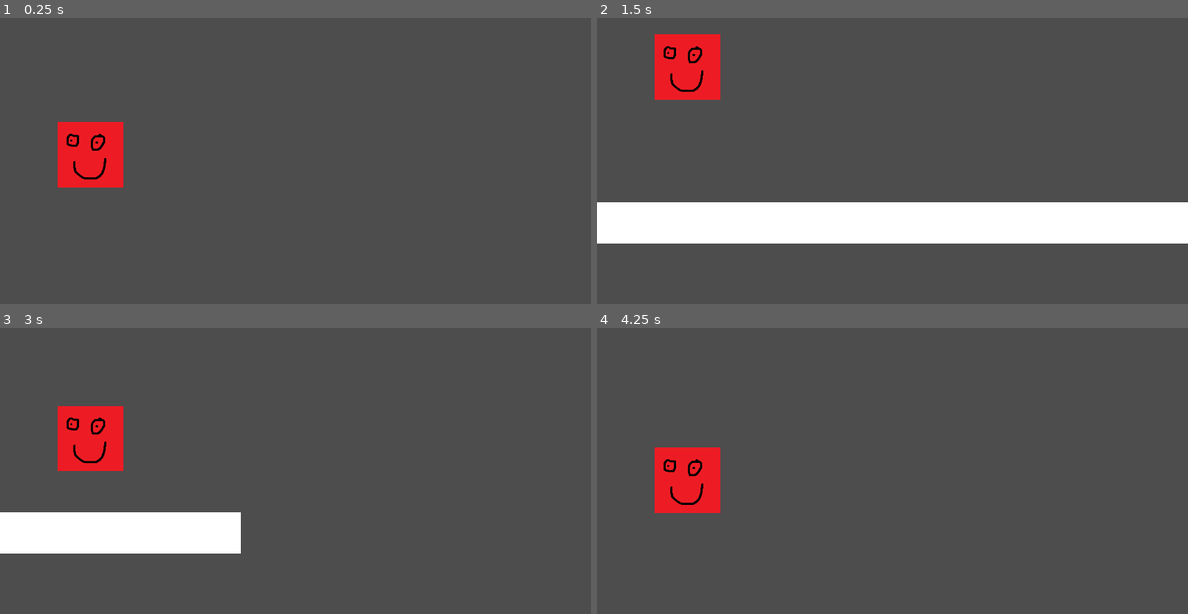
Above: before the commit, frames 1-4 (two rows, left to right).
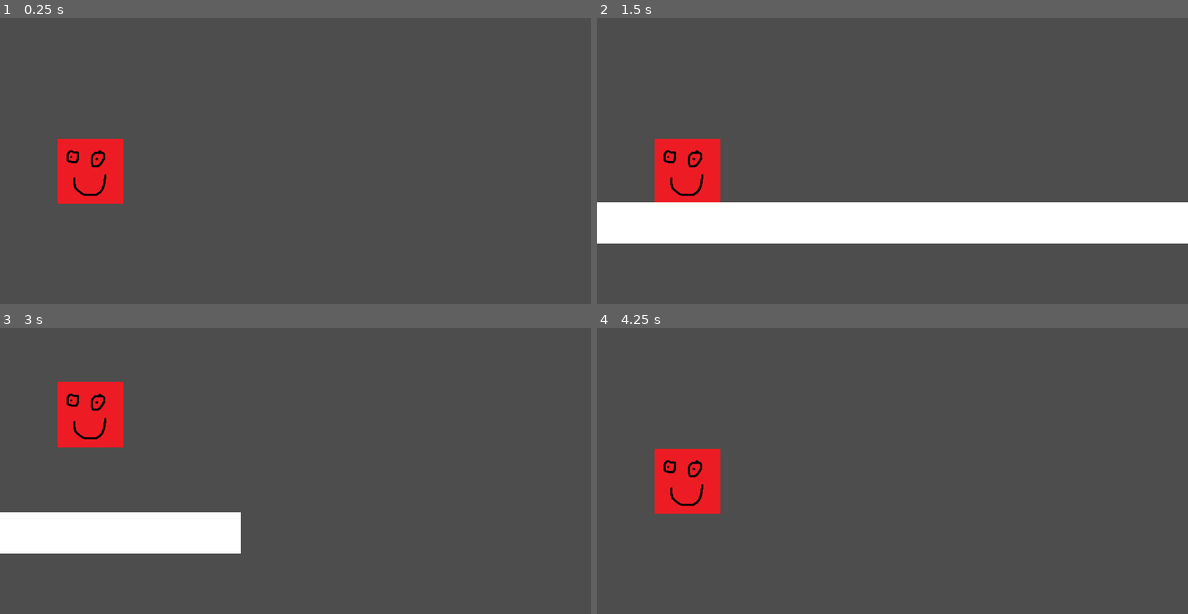
Above: after the commit, the same moments.

Repository: pakreft/is-project
Game: Godot game, scene res://_debug/test_level.tscn
The game is run twice, just before and just after one commit, with the same random seed, the same clock (stepped at 60 frames per second) and the same inputs. This scene is started directly instead of the project's main scene.
Inputs:
- Up to frame 1 (0.25 s): no input
- Up to frame 2 (1.5 s): tap Space (jump) at 0.6, 0.77, 1.07, 1.35 s
- Up to frame 3 (3 s): tap Space (jump) at 1.52, 1.82, 2.1, 2.85 s
- Up to frame 4 (4.25 s): tap Space (jump) at 3.02, 3.32, 3.6, 3.77, 4.07 s

The runs differ from the first frame. In frame 1, 1.6% of the frame differs, in the area x 9-21%, y 36-65%; in frame 2, 5.0%, in the area x 9-21%, y 5-65%; in frame 3, 2.1%; in frame 4, 0.2%.

Commit message:
Update test_level.tscn

Diff:
--- a/_debug/test_level.tscn
+++ b/_debug/test_level.tscn
@@ -11,6 +11,8 @@
 
 [node name="Player" parent="." instance=ExtResource("1_esxrb")]
 position = Vector2(136, -8)
+gravity = 3000
+jump_speed = 1200
 
 [node name="Ground" type="StaticBody2D" parent="."]
 position = Vector2(2.063, 0)
